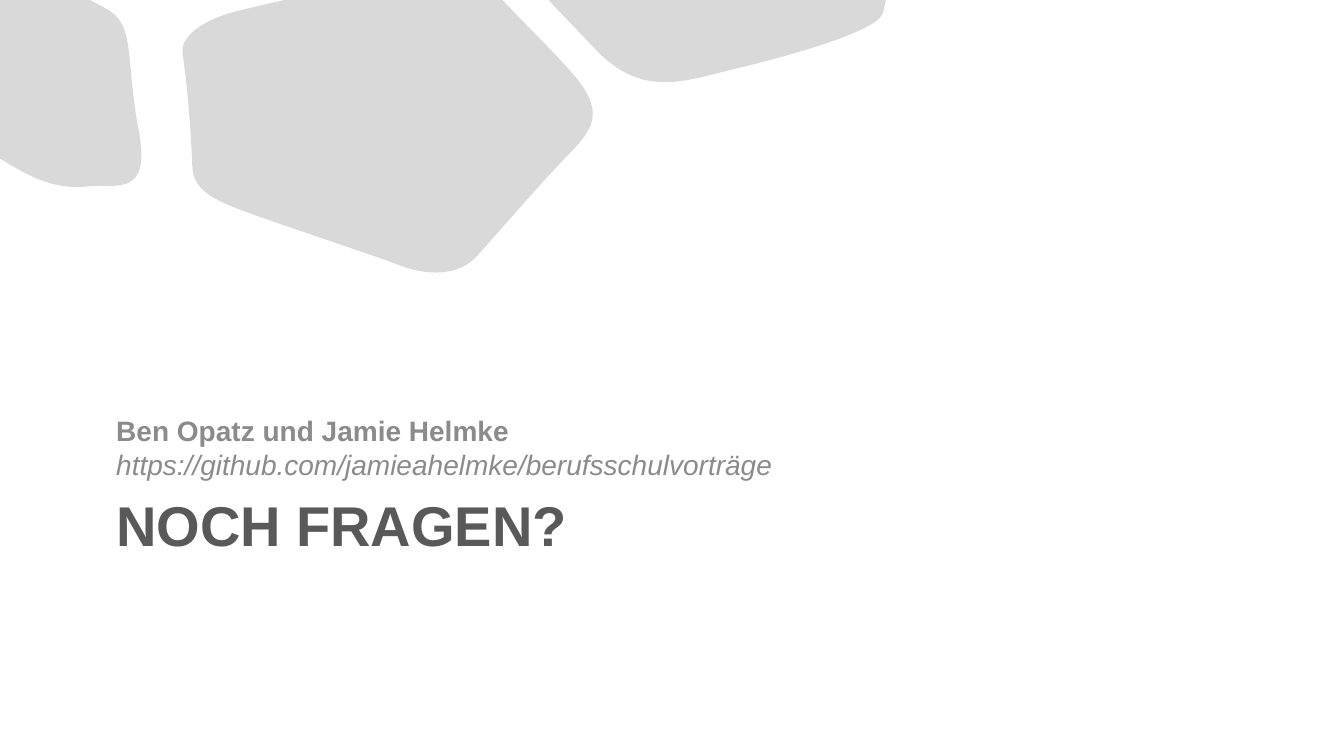
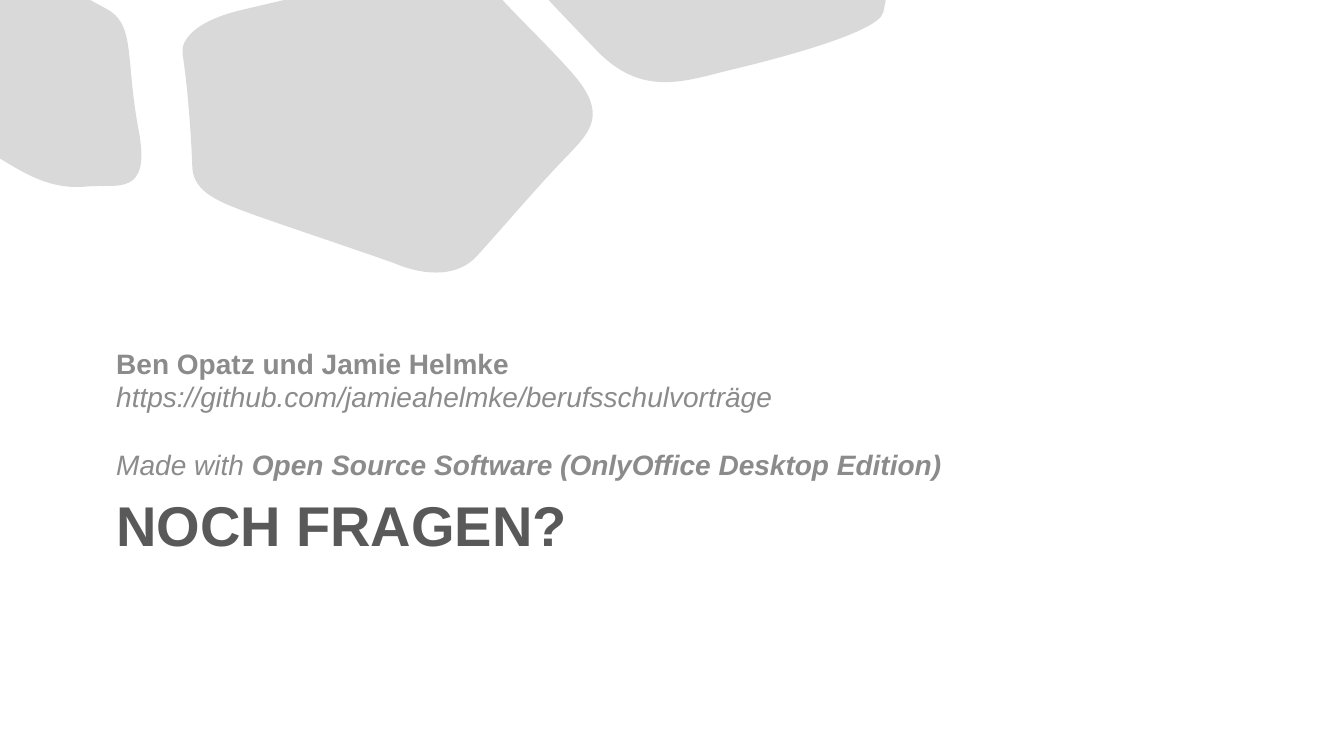
Before and after one commit to jamieahelmke/berufsschulvortraege, a slide deck: slide 7 of MITM_Jamie_Ben/mitm_jamie_ben.pptx. Drawn at 1344x756 pixels with LibreOffice and Linux fonts; fonts in the diff are those of the drawing. Boxes give left, top, right and bottom in pixels: in the first picture for what was removed or moved away, otherwise in the second. Text is boxed around its words. In the diff, an @@ line names an element or a change of style, - is before the commit and + after.

```diff
--- a/MITM_Jamie_Ben/mitm_jamie_ben.pptx
+++ b/MITM_Jamie_Ben/mitm_jamie_ben.pptx
@@ text at bbox=[116, 455, 941, 480]: paragraph added @@
+Made with Open Source Software (OnlyOffice Desktop Edition)
```
Also in this commit, not shown: 1 other file.
